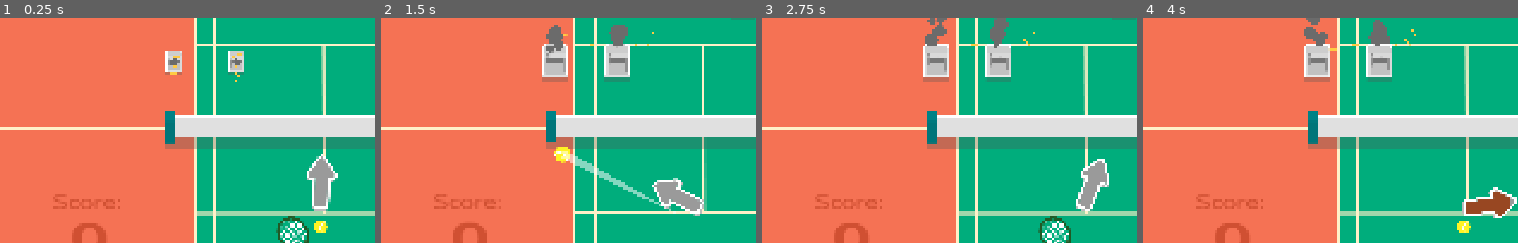
Above: before the commit, frames 1-4 (left to right).
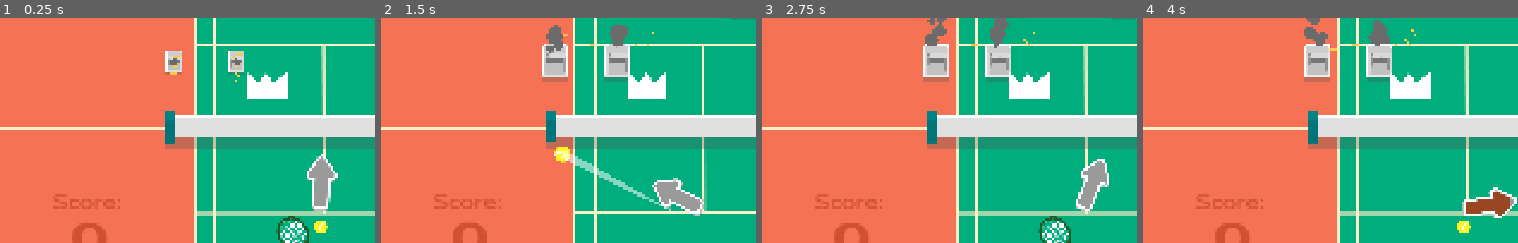
Above: after the commit, the same moments.

Repository: VeryKoolGames/ace_electromenager
Game: Godot game, scene res://Assets/Scenes/Main/main.tscn
Two runs of this game, one before a commit and one after it. Both use one fixed random seed, a clock stepped at 60 frames per second and the inputs below. The engine's default icon, where the game draws it, is replaced by a stand-in: a white triangle on a blue panel in a dark square.
Inputs (mouse positions are % of the whole screen's width and height, from its top left):
- Up to frame 1 (0.25 s): no input
- Up to frame 2 (1.5 s): move the mouse to (77, 45) at 0.52 s; press the mouse at (77, 45) at 0.53 s; move the mouse to (32, 55) at 1.27 s; release the mouse at (32, 55) at 1.28 s; click (32, 55) at 1.35 s
- Up to frame 3 (2.75 s): move the mouse to (64, 28) at 2.02 s; press the mouse at (64, 28) at 2.03 s
- Up to frame 4 (4 s): move the mouse to (48, 70) at 2.77 s; release the mouse at (48, 70) at 2.78 s; click (48, 70) at 2.85 s; move the mouse to (85, 65) at 3.52 s; press the mouse at (85, 65) at 3.53 s
The pictures show only the part of the screen within x 10-60%, y 31-81%; the shares and areas given below are measured in that part.

The runs differ from the first frame. In frame 1, 1.1% of the frame differs, in the area x 65-77%, y 24-36%; in frame 2, 1.0%; in frame 3, 1.1%; in frame 4, 1.1%.

Commit message:
add fast shot power up

Diff:
--- /dev/null
+++ b/Assets/Resources/FastSpawnShot.tres
@@ -0,0 +1,12 @@
+[gd_resource type="Resource" script_class="ResPowerUp" load_steps=3 format=3 uid="uid://dmde2e5dw2ojw"]
+
+[ext_resource type="Script" uid="uid://1624y4xhog4a" path="res://Assets/Resources/res_power_up.gd" id="1_m6a66"]
+[ext_resource type="Texture2D" uid="uid://bo35adutlk4d7" path="res://Assets/sprites/Objet1.png" id="2_hghol"]
+
+[resource]
+script = ExtResource("1_m6a66")
+name = "Tir Rapide"
+type = 2
+duration = 10.0
+sprite = ExtResource("2_hghol")
+metadata/_custom_type_script = "uid://1624y4xhog4a"
--- a/Assets/Resources/ReboundShot.tres
+++ b/Assets/Resources/ReboundShot.tres
@@ -5,7 +5,7 @@
 
 [resource]
 script = ExtResource("1_e73ak")
-name = "Rebound Shot"
+name = "Tir Rebond"
 type = 1
 duration = 10.0
 sprite = ExtResource("2_i536v")
--- a/Assets/Resources/TripleShot.tres
+++ b/Assets/Resources/TripleShot.tres
@@ -5,7 +5,7 @@
 
 [resource]
 script = ExtResource("1_r27jd")
-name = "Triple Shot"
+name = "Tir Triple"
 type = 0
 duration = 10.0
 sprite = ExtResource("2_sextf")
--- a/Assets/Resources/res_power_up.gd
+++ b/Assets/Resources/res_power_up.gd
@@ -4,6 +4,7 @@
 enum PowerUpEnum {
 	TRIPLE_SHOT,
 	REBOUND_SHOT,
+	FAST_SPAWN_SHOT,
 }
 
 @export var name: String
--- a/Assets/Scenes/Main/main.tscn
+++ b/Assets/Scenes/Main/main.tscn
@@ -25,6 +25,7 @@
 [ext_resource type="PackedScene" uid="uid://ciqr4oulck4q" path="res://Assets/Scenes/PowerUps/power_up_rebound_shot.tscn" id="14_cl72i"]
 [ext_resource type="PackedScene" uid="uid://18cfkcpcdxsb" path="res://Assets/Scenes/UI/power_up_line_ui.tscn" id="14_d2pdc"]
 [ext_resource type="Script" uid="uid://dqf24e5p7812r" path="res://Assets/Scripts/camera.gd" id="19_oaiys"]
+[ext_resource type="PackedScene" uid="uid://chnpgfe3nlcy5" path="res://Assets/Scenes/PowerUps/power_up_fast_spawn_shot.tscn" id="22_nfnlt"]
 [ext_resource type="AudioStream" uid="uid://dsvbg3xv1on2e" path="res://Assets/Sounds/main_music.mp3" id="26_dacag"]
 
 [sub_resource type="RectangleShape2D" id="RectangleShape2D_c83bt"]
@@ -681,7 +682,7 @@
 y_sort_enabled = true
 script = ExtResource("9_7uvyi")
 machines = Array[PackedScene]([ExtResource("10_qay54"), ExtResource("3_fh41q"), ExtResource("11_jsyd2")])
-power_ups = Array[PackedScene]([ExtResource("4_c83bt"), ExtResource("14_cl72i")])
+power_ups = Array[PackedScene]([ExtResource("4_c83bt"), ExtResource("14_cl72i"), ExtResource("22_nfnlt")])
 
 [node name="Area2D" type="Area2D" parent="Spawner"]
 position = Vector2(938, 297)
@@ -733,3 +734,6 @@
 [node name="AudioStreamPlayer2D" type="AudioStreamPlayer2D" parent="."]
 stream = ExtResource("26_dacag")
 autoplay = true
+
+[node name="PowerUpTripleShot" parent="." instance=ExtResource("22_nfnlt")]
+position = Vector2(823, 497)
--- a/Assets/Scenes/Player/player.tscn
+++ b/Assets/Scenes/Player/player.tscn
@@ -27,6 +27,7 @@
 script = ExtResource("4_340hg")
 ball_scene = ExtResource("5_340hg")
 spawn_cooldown = 2
+fast_spawn_cooldown = 0.5
 
 [node name="SpawnPoint" type="Node2D" parent="BallSpawner"]
 position = Vector2(0, -76)
--- /dev/null
+++ b/Assets/Scenes/PowerUps/power_up_fast_spawn_shot.tscn
@@ -0,0 +1,37 @@
+[gd_scene load_steps=7 format=3 uid="uid://chnpgfe3nlcy5"]
+
+[ext_resource type="Script" uid="uid://dqda5q4qp27k" path="res://Assets/Scripts/PowerUps/power_up.gd" id="1_ckbgw"]
+[ext_resource type="Resource" uid="uid://dmde2e5dw2ojw" path="res://Assets/Resources/FastSpawnShot.tres" id="2_ckbgw"]
+[ext_resource type="Texture2D" uid="uid://5p0cbfyh86sb" path="res://Assets/sprites/Couronne.png" id="3_ckbgw"]
+[ext_resource type="Script" uid="uid://bwjid4t638k48" path="res://Assets/Scripts/Components/scale_on_spawn_component.gd" id="4_2n3wc"]
+[ext_resource type="Script" uid="uid://d315g88q7180c" path="res://Assets/Scripts/Components/scale_on_destroy_component.gd" id="5_gk4rc"]
+
+[sub_resource type="CircleShape2D" id="CircleShape2D_wc742"]
+radius = 60.0083
+
+[node name="PowerUpTripleShot" type="Node2D"]
+script = ExtResource("1_ckbgw")
+res_power_up = ExtResource("2_ckbgw")
+
+[node name="Sprite2D" type="Sprite2D" parent="."]
+z_index = 1
+scale = Vector2(0.8, 0.8)
+texture = ExtResource("3_ckbgw")
+
+[node name="Area2D" type="Area2D" parent="."]
+collision_layer = 3
+collision_mask = 3
+
+[node name="CollisionShape2D" type="CollisionShape2D" parent="Area2D"]
+shape = SubResource("CircleShape2D_wc742")
+
+[node name="ScaleOnSpawnComponent" type="Node" parent="."]
+script = ExtResource("4_2n3wc")
+spawn_speed = 0.1
+metadata/_custom_type_script = "uid://bwjid4t638k48"
+
+[node name="ScaleOnDestroyComponent" type="Node" parent="."]
+script = ExtResource("5_gk4rc")
+metadata/_custom_type_script = "uid://d315g88q7180c"
+
+[connection signal="body_entered" from="Area2D" to="." method="_on_area_2d_body_entered"]
--- a/Assets/Scripts/Ball/ball_spawner.gd
+++ b/Assets/Scripts/Ball/ball_spawner.gd
@@ -3,6 +3,7 @@
 
 @export var ball_scene: PackedScene
 @export var spawn_cooldown := 0
+@export var fast_spawn_cooldown := 0.0
 @onready var spawn_point: Node2D = $SpawnPoint
 @onready var cooldown_timer: Timer = $CooldownTimer
 
@@ -10,11 +11,15 @@
 	spawn_ball()
 	cooldown_timer.wait_time = spawn_cooldown
 	cooldown_timer.timeout.connect(on_cooldown_ended)
+	Events.on_power_up_activated.connect(on_fast_show_power_up_picked_up)
+	Events.on_power_up_expired.connect(on_fast_show_power_up_expired)
 
 func spawn_ball() -> void:
+	if owner.current_ball:
+		return
 	var ball = ball_scene.instantiate() as Ball
-	add_child(ball)
-	ball.global_position = spawn_point.global_position
+	call_deferred("add_child", ball)
+	ball.global_position = spawn_point.position
 	owner.set_current_ball(ball)
 	if owner.has_power_up(ResPowerUp.PowerUpEnum.REBOUND_SHOT):
 		ball.start_bouncing_behavior()
@@ -24,3 +29,12 @@
 
 func start_cooldown() -> void:
 	cooldown_timer.start()
+
+func on_fast_show_power_up_picked_up(power_up: ResPowerUp) -> void:
+	if power_up.type == ResPowerUp.PowerUpEnum.FAST_SPAWN_SHOT:
+		cooldown_timer.wait_time = fast_spawn_cooldown
+		spawn_ball()
+
+func on_fast_show_power_up_expired(type: ResPowerUp.PowerUpEnum) -> void:
+	if type == ResPowerUp.PowerUpEnum.FAST_SPAWN_SHOT:
+		cooldown_timer.wait_time = spawn_cooldown
--- a/Assets/Scripts/Globals/Events.gd
+++ b/Assets/Scripts/Globals/Events.gd
@@ -8,7 +8,7 @@
 # Power Ups
 signal on_power_up_gathered(power_up: ResPowerUp)
 signal on_power_up_activated(power_up: ResPowerUp)
-signal on_power_up_expired(power_up: ResPowerUp)
+signal on_power_up_expired(type: ResPowerUp.PowerUpEnum)
 
 signal on_machine_repaired(machine: Machine)
 
--- a/Assets/Scripts/Player/player.gd
+++ b/Assets/Scripts/Player/player.gd
@@ -77,7 +77,6 @@
 				ball.start_bouncing_behavior()
 
 func get_shoot_direction(data: Dictionary) -> Vector2:
-	print(data)
 	return data.get("shot_direction") * (data.get("shot_strength") * 10)
 
 func set_current_ball(new_ball: Ball):
Not shown: 1 places in Assets/Scenes/Main/main.tscn that only renumber resources
